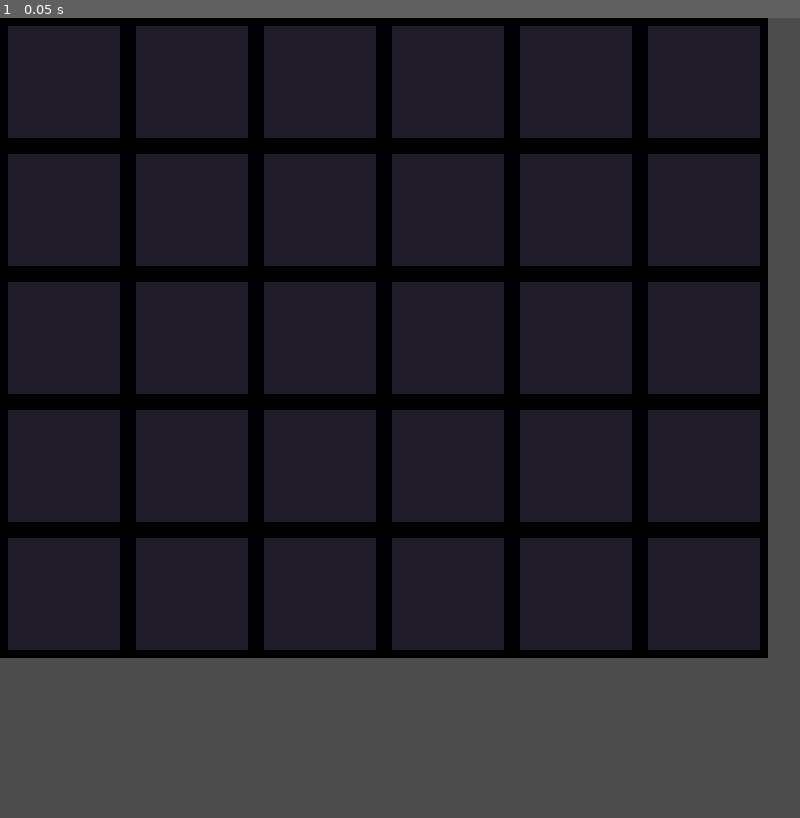
Above: before the commit, frame 1.
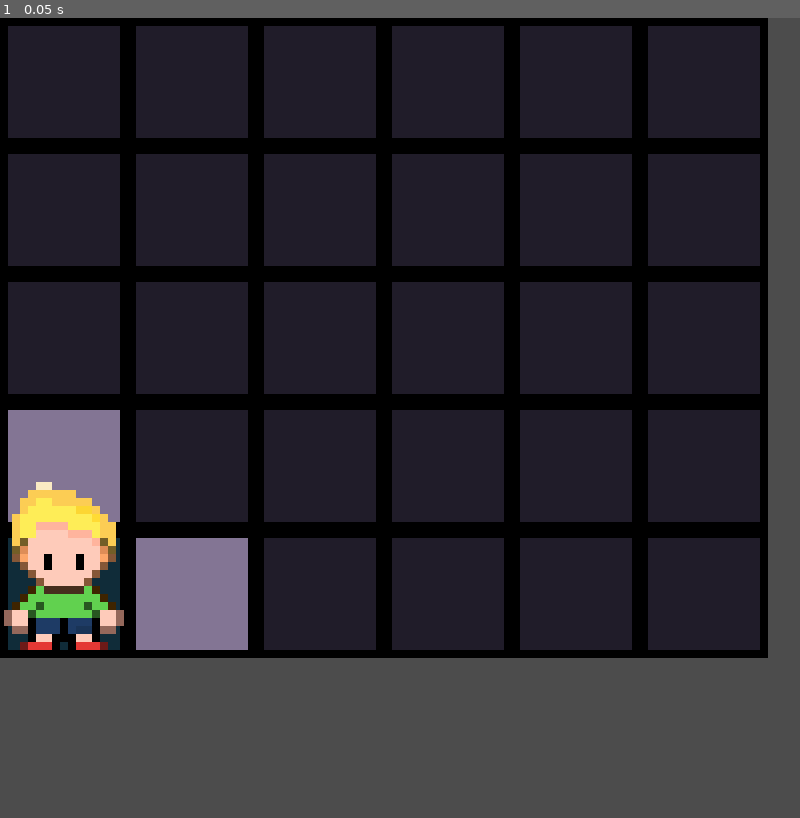
Above: after the commit, the same moment.

Repository: shshwdr/secrets
Game: Godot game, scene res://scenes/mainGame/levelScene.tscn
Same seed, same stepped clock (60 frames per second), same inputs: the game is played once before the commit and once after it.
Inputs:
- Up to frame 1 (0.05 s): no input

The runs differ from the first frame. In frame 1, 5.8% of the frame differs, in the area x 0-31%, y 49-79%.

Commit message:
add random player position, change cover based on player

Diff:
--- a/project.godot
+++ b/project.godot
@@ -8,9 +8,14 @@
 
 config_version=4
 
-_global_script_classes=[  ]
+_global_script_classes=[ {
+"base": "Node2D",
+"class": "Tile",
+"language": "GDScript",
+"path": "res://scenes/mainGame/tile.gd"
+} ]
 _global_script_class_icons={
-
+"Tile": ""
 }
 
 [application]
--- a/scenes/AutoLoad/Utils.gd
+++ b/scenes/AutoLoad/Utils.gd
@@ -1,16 +1,20 @@
 extends Node
 
+var tile_length = 160
+var half_tile_size = Vector2(tile_length/2,tile_length/2)
+var rng:RandomNumberGenerator = RandomNumberGenerator.new()
 
-# Declare member variables here. Examples:
-# var a = 2
-# var b = "text"
+func _ready():
+	rng.randomize()
 
+func in_bound(index:Vector2, width,height):
+	return index.x>=0 and index.x<width and index.y>=0 and index.y<height
 
-# Called when the node enters the scene tree for the first time.
-func _ready():
-	pass # Replace with function body.
+func index_to_position(index:Vector2):
+	var res = index*tile_length +half_tile_size
+	return res
 
-
-# Called every frame. 'delta' is the elapsed time since the previous frame.
-#func _process(delta):
-#	pass
+func randomi_2d(width,height):
+	var w = rng.randi() % width
+	var h = rng.randi() % height
+	return Vector2(w,h)
--- /dev/null
+++ b/scenes/mainGame/Player.gd
@@ -0,0 +1,16 @@
+extends Node2D
+
+
+# Declare member variables here. Examples:
+# var a = 2
+# var b = "text"
+
+
+# Called when the node enters the scene tree for the first time.
+func _ready():
+	pass # Replace with function body.
+
+
+# Called every frame. 'delta' is the elapsed time since the previous frame.
+#func _process(delta):
+#	pass
--- /dev/null
+++ b/scenes/mainGame/Player.tscn
@@ -0,0 +1,13 @@
+[gd_scene load_steps=3 format=2]
+
+[ext_resource path="res://art/human.png" type="Texture" id=1]
+[ext_resource path="res://scenes/mainGame/Player.gd" type="Script" id=2]
+
+[node name="Player" type="Node2D"]
+scale = Vector2( 10, 10 )
+z_index = 100
+script = ExtResource( 2 )
+
+[node name="human" type="Sprite" parent="."]
+position = Vector2( 0, -3 )
+texture = ExtResource( 1 )
--- a/scenes/mainGame/levelScene.gd
+++ b/scenes/mainGame/levelScene.gd
@@ -3,22 +3,60 @@
 
 var width = 6
 var height = 5
-var tile_size = 160
-
-var x_offset = tile_size/2
-var y_offset = tile_size/2
+var tile_map ={}
+var player_instance
+var player_index_position
 
 var tile_scene = preload("res://scenes/mainGame/tile.tscn")
+var player_scene = preload("res://scenes/mainGame/Player.tscn")
 
 
-# Called when the node enters the scene tree for the first time.
-func _ready():
+
+
+func generate_cover_info():
+	#where player stand is always none
+	var player_tile:Tile = tile_map[player_index_position]
+	player_tile.cover_state = Constants.CoverState.None
+
+	#start from player, search around, if next to player, set to accessible
+
+	var DIR4 = [Vector2(1,0),Vector2(0,1),Vector2(-1,0),Vector2(0,-1)]
+	for d in DIR4:
+		var new_index = player_index_position+d
+		if Utils.in_bound(new_index,width,height):
+			var tile:Tile = tile_map[new_index]
+			if tile.cover_state == Constants.CoverState.NotAccessible:
+				tile.cover_state = Constants.CoverState.Accessible
+
+func update_tiles():
 	for i in width:
 		for j in height:
+			var index = Vector2(i,j)
+			var tile:Tile = tile_map[index]
+			tile.update()
+
+func init_player():
+	player_index_position = Utils.randomi_2d(width,height)
+	player_instance = player_scene.instance()
+	add_child(player_instance)
+	player_instance.position = Utils.index_to_position(player_index_position)
+
+func init_tiles():
+	for i in width:
+		for j in height:
+			var index = Vector2(i,j)
 			var tile_instance = tile_scene.instance()
 			tile_instance.init({},Constants.CoverState.NotAccessible)
 			add_child(tile_instance)
-			tile_instance.position = Vector2(i*tile_size+x_offset, j*tile_size+y_offset)
+			tile_instance.position = Utils.index_to_position(index)
+			tile_map[index] = tile_instance
+
+
+func _ready():
+	init_player()
+	init_tiles()
+	generate_cover_info()
+	update_tiles()
 
 
 # Called every frame. 'delta' is the elapsed time since the previous frame.
--- a/scenes/mainGame/tile.gd
+++ b/scenes/mainGame/tile.gd
@@ -1,5 +1,6 @@
 extends Node2D
 
+class_name Tile
 
 onready var cover_sprite = $cover
 
@@ -10,6 +11,10 @@
 var cover_state
 
 
+func update():
+
+	add_cover()
+
 func init(_item, _cover_state):
 	item = _item
 	cover_state = _cover_state
@@ -17,15 +22,14 @@
 func add_cover():
 	match cover_state:
 		Constants.CoverState.None:
-			pass
+			cover_sprite.texture = null
 		Constants.CoverState.Accessible:
 			cover_sprite.texture = cover_accessible_image
 		Constants.CoverState.NotAccessible:
 			cover_sprite.texture = cover_not_accessible_image
 
 func _ready():
-	#add item
-	add_cover()
+	update()
 
 
 # Called every frame. 'delta' is the elapsed time since the previous frame.
